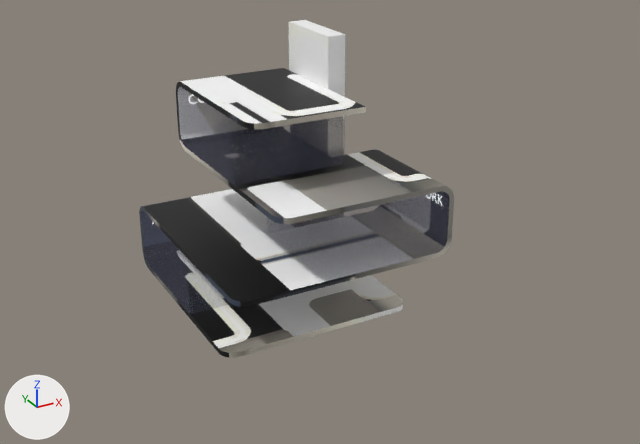
One commit to the glTF model static/models/ArchetypeHouse.glb: the scene before it, then after it.
Rendered twice from a 50 mm lens placed at (-12.6, -25.6, 15.0), pointed at (2.6, 2.0, 1.2). Lighting does not change. The marker at lower left points along +X, +Y and +Z. Where no turn or scale is listed for an object, it has been applied to the vertices. Vertices at the same position are counted once.

In view in the first picture: 'Column', 'Floors', 'Overlay', 'Overlay2', 'Overlay3'.
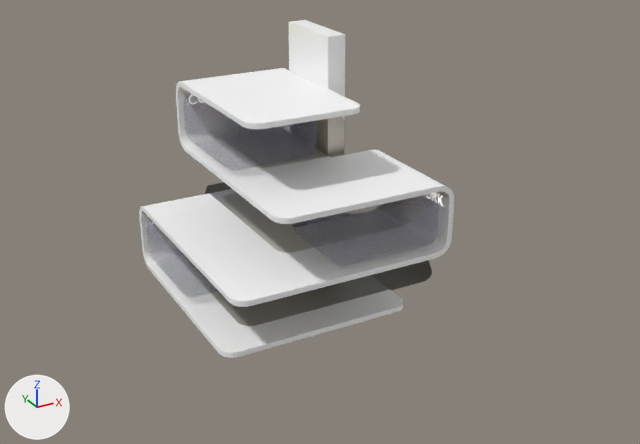
Where the newer file only moved an object's origin or applied its transform, the numbers keep the older frame.

Changed parts and their boxes (x1, y1, x2, y2) in the pictures (640 x 444 px):
'Overlay2', reshaped, moved, turned, rescaled: before (267, 191, 449, 281); after (292, 193, 439, 266)
'Overlay3', reshaped, moved, turned, rescaled: before (178, 87, 343, 185); after (183, 93, 317, 170)
'Overlay', reshaped, moved, turned, rescaled: before (141, 211, 230, 314); after (147, 219, 218, 297)
'Shadow', added (black): after (205, 182, 432, 358)
part 1 of me_plane_019, built on: before (141, 211, 230, 314); after (147, 219, 218, 297)
part 3 of me_plane_018, built on: before (267, 191, 449, 281); after (292, 193, 439, 265)
part 5 of me_plane_017, built on: before (178, 87, 343, 185); after (183, 93, 317, 170)
part 7 of me_plane_013, built on: before (243, 68, 366, 129); after (243, 68, 360, 129)
part 8 of me_plane_013, surface changed (grey to white): (139, 68, 454, 358) in both

The edits, one by one:
Picture 'GroundShadow' (img_groundshadow) is new.
Material 'GroundShadow' (mat_groundshadow) is new.
Its texture is img_groundshadow (with its transparency).
Its roughness is 1.0.
me_plane_013 is used by ob_floors; location (-0.4, -0.29, 3.24).
me_plane_013 had 302 vertices, 600 faces and spanned x -3.45..4.21, y -4.33..4.54, z -3.23..3.94.
me_plane_013 now has 316 vertices, 628 faces and spans x -3.45..4.21, y -4.33..4.54, z -3.23..3.94.
Part 7, on me_plane_013:
2 vertices are removed from x 1.98, y -2.49, z 3.76..3.94.
17 faces are deleted.
8 vertices are added at x 1.48..1.98, y -2.49..-1.99, z 3.76.
8 new vertices lie (0.0, 0.0, 0.18) away from vertices in x 1.48..1.98, y -2.49..-1.99, z 3.76.
45 new faces join them.
me_plane_013 part 8: 569 kept faces spanning x -3.45..4.21, y -4.33..4.54, z -3.23..3.94 get new texture (UV) coordinates.
me_plane_019 is used by ob_overlay; parent ob_overlays; location (-1.849, 3.668, 1.499); rotation (0.0, 1.571, 0.0), in degrees (0, 90, 0); scale (0.94, 5.42, 1.0).
me_plane_019 had 8 vertices, 12 faces and spanned x -1.14..1.14, y -0.43..0.43, z -2.0..2.0.
me_plane_019 now has 152 vertices, 300 faces and spans x -1.74..1.74, y -2.04..2.04, z -0.94..0.94.
me_plane_019 part 1: 8 vertices removed from x -1.14..1.14, y -0.43..0.43, z -2.0..2.0; 152 vertices added at x -1.74..1.74, y -2.04..2.04, z -0.94..0.94.
me_plane_019 part 2: the surface is now shaded smooth.
me_plane_018 is used by ob_overlay2; parent ob_overlays; location (1.352, -0.682, 3.829); rotation (1.571, -1.571, 0.0), in degrees (90, -90, 0); scale (1.07, 2.81, 1.0).
me_plane_018 had 8 vertices, 12 faces and spanned x -1.01..1.01, y -0.81..0.81, z -2.0..2.0.
me_plane_018 now has 152 vertices, 300 faces and spans x -1.97..1.97, y -1.74..1.74, z -0.94..0.94.
me_plane_018 part 3: 8 vertices removed from x -1.01..1.01, y -0.81..0.81, z -2.0..2.0; 152 vertices added at x -1.97..1.97, y -1.74..1.74, z -0.94..0.94.
me_plane_018 part 4: the surface is now shaded smooth.
me_plane_017 is used by ob_overlay3; parent ob_overlays; location (-0.417, 2.889, 6.151); rotation (-1.571, 0.0, 1.571), in degrees (-90, 0, 90); scale (2.81, 1.07, 1.04).
me_plane_017 had 8 vertices, 12 faces and spanned x -0.83..0.83, y -1.01..1.01, z -1.9..1.9.
me_plane_017 now has 152 vertices, 300 faces and spans x -1.73..1.73, y -2.04..2.04, z -0.94..0.94.
me_plane_017 part 5: 8 vertices removed from x -0.83..0.83, y -1.01..1.01, z -1.9..1.9; 152 vertices added at x -1.73..1.73, y -2.04..2.04, z -0.94..0.94.
me_plane_017 part 6: the surface is now shaded smooth.
Mesh me_plane is new.
It has 4 vertices, 2 faces and spans x -8.0..8.0, y -10.0..10.0, z 0.0.
It uses material mat_groundshadow (picture img_groundshadow).
Object 'Overlay' (ob_overlay) turns from (0, 90, 0) to (0, 0, 0) degrees about x, y and z.
Object 'Overlay' (ob_overlay) is rescaled from (0.94, 5.42, 1.0) to (1.0, 1.0, 1.0).
Object 'Overlay' (ob_overlay) moves from (-1.849, 3.668, 1.499) to (-2.114, 3.811, 1.499).
Object 'Overlay2' (ob_overlay2) turns from (90, -90, 0) to (0, 0, 0) degrees about x, y and z.
Object 'Overlay2' (ob_overlay2) is rescaled from (1.07, 2.81, 1.0) to (1.0, 1.0, 1.0).
Object 'Overlay2' (ob_overlay2) moves from (1.352, -0.682, 3.829) to (1.499, -0.973, 3.829).
Object 'Overlay3' (ob_overlay3) turns from (-90, 0, 90) to (0, 0, 0) degrees about x, y and z.
Object 'Overlay3' (ob_overlay3) is rescaled from (2.81, 1.07, 1.04) to (1.0, 1.0, 1.0).
Object 'Overlay3' (ob_overlay3) moves from (-0.417, 2.889, 6.151) to (-0.691, 3.02, 6.151).
Object 'Shadow' (ob_shadow) is new; it shows me_plane.
Its location is (2.0, 4.0, 0.0).
